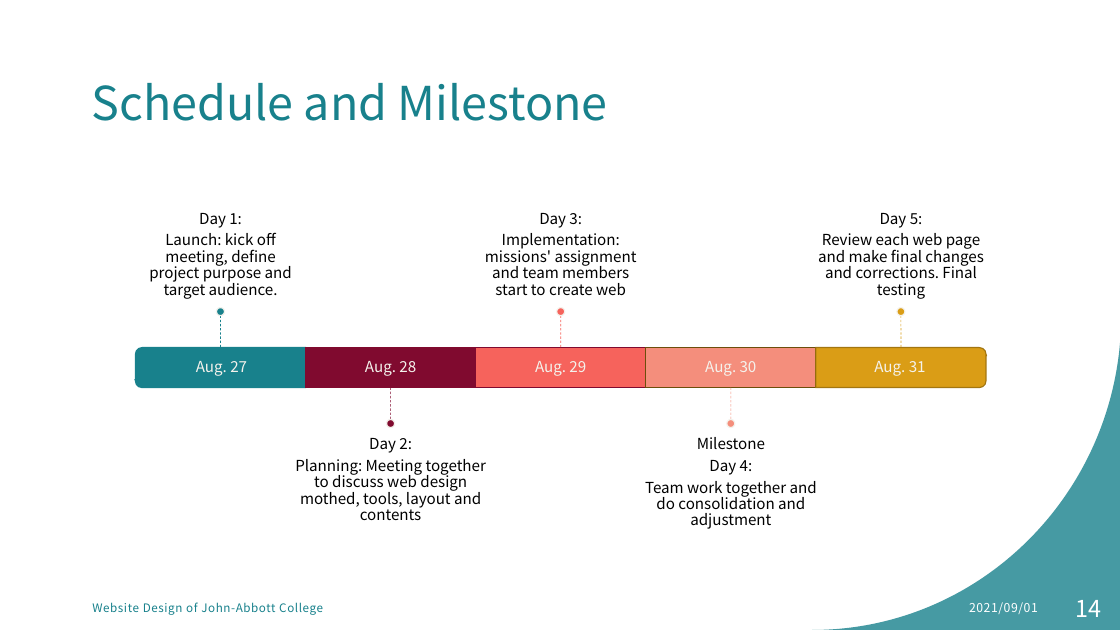
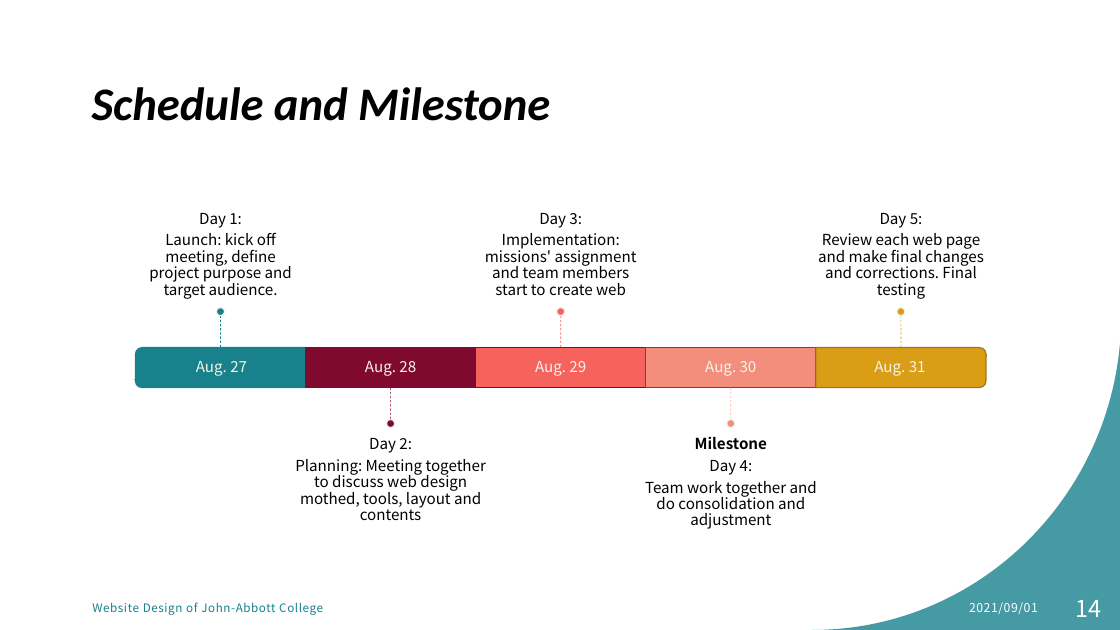
Before and after one commit to MikentGuo/Project_Tour, a slide deck: slide 14 of docs/Website Design for tourist attraction.pptx. Drawn at 1120x630 pixels with LibreOffice and Linux fonts; fonts in the diff are those of the drawing. Boxes give left, top, right and bottom in pixels: in the first picture for what was removed or moved away, otherwise in the second. Text is boxed around its words. In the diff, an @@ line names an element or a change of style, - is before the commit and + after.

```diff
--- a/docs/Website Design for tourist attraction.pptx
+++ b/docs/Website Design for tourist attraction.pptx
@@ title "Schedule and Milestone" at box(92, 87, 550, 121): font Noto Sans CJK SC to Calibri, text colour #18818C to #000000, bold on, italic on @@
@@ text at box(695, 436, 767, 450): bold on in "Milestone" @@
```
Also in this commit, not shown: 7 other slides changed.
